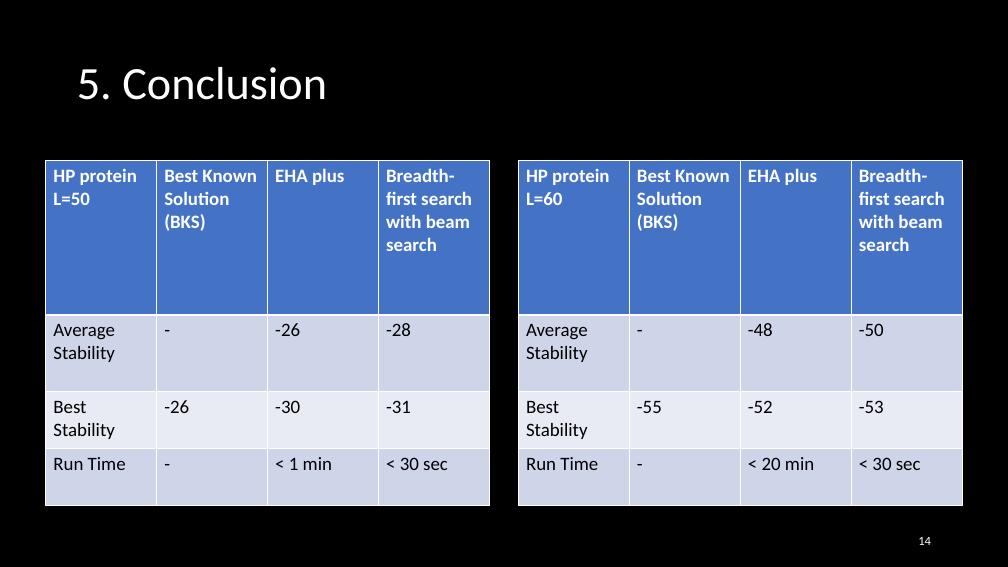
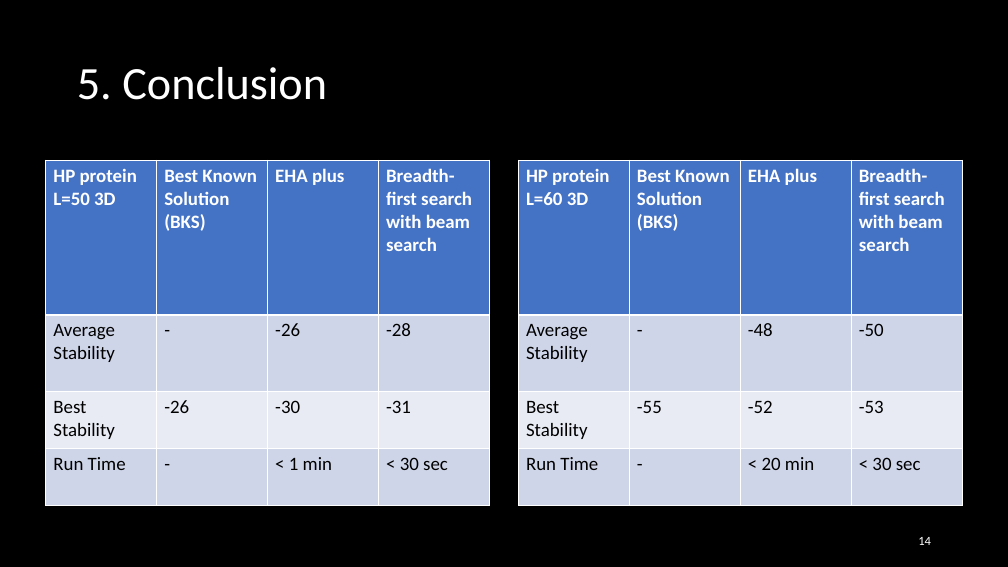
Before and after one commit to Loek21/Protein-Pow-d-er, a slide deck: slide 14 of Docs/PPP, final.pptx. Drawn at 1008x567 pixels with LibreOffice and Linux fonts; fonts in the diff are those of the drawing. Boxes give left, top, right and bottom in pixels: in the first picture for what was removed or moved away, otherwise in the second. Text is boxed around its words. In the diff, an @@ line names an element or a change of style, - is before the commit and + after.

Commit message:
ppp

```diff
--- a/Docs/PPP, final.pptx
+++ b/Docs/PPP, final.pptx
@@ table at bbox=[46, 160, 491, 505] @@
-row 1, column 1: HP protein L=50
+row 1, column 1: HP protein L=50 3D
@@ table at bbox=[519, 160, 963, 505] @@
-row 1, column 1: HP protein L=60
+row 1, column 1: HP protein L=60 3D
```
Also in this commit, not shown: 6 other slides changed.
